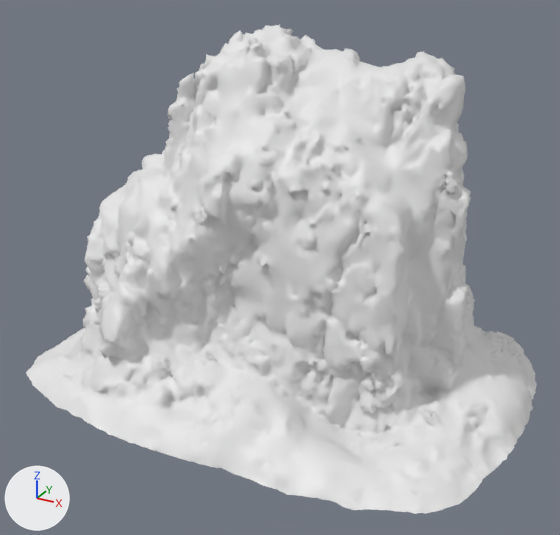
The FBX model Assets/Rocks/NordicCliff5.fbx: old version first, new version second.
Both versions are drawn from a camera (50 mm lens) standing at (14.2, -26.3, 18.0) and looking at (0.1, -0.8, 5.2). Every picture has the same lights, and +X, +Y and +Z are marked at lower left. Mesh edges are drawn as thin lines on the coarser meshes. Objects named as collision shapes, trigger or cutter boxes, shadow casters or lower levels of detail are left out. Where no turn or scale is listed for an object, it has been applied to the vertices.

Script lines for the objects in view, before the commit:
```python
me_aset_nature_rock_xl_vdssailfa_lod0 = bpy.data.meshes.new('Aset_nature_rock_XL_vdssailfa_LOD0')
me_aset_nature_rock_xl_vdssailfa_lod0.from_pydata(...)  # 24163 vertices, 48079 faces; spans x -10.5..10.3, y -7.5..7.5, z -0.3..14.3
me_aset_nature_rock_xl_vdssailfa_lod0.materials.append(mat_nordiccliff5)  # white #e7e7e7
ob_nordiccliff5_lod0 = bpy.data.objects.new('NordicCliff5_LOD0', me_aset_nature_rock_xl_vdssailfa_lod0)
ob_nordiccliff5_lod0.location = (0.0, 0.0, 0.0)
```
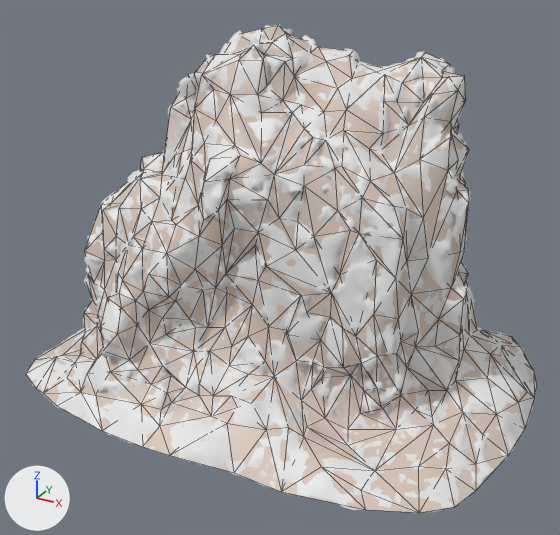
Location of each change, [x1, y1, x2, y2] in pixels of the pictures (560 x 535 px):
```json
{"object": "UTM_NordicCliff5", "change": "added", "after": [26, 26, 537, 513]}
```

The change, as JSON lines over the scene's bpy script:
```json
{"op": "add", "block": "mat_stone_d745fd8fc67db26a", "code": ["mat_stone_d745fd8fc67db26a = principled_material('stone_D745FD8FC67DB26A')", "mat_stone_d745fd8fc67db26a.base_color = (0.673, 0.559, 0.489)  # light grey #d6c5ba"]}
{"op": "add", "block": "me_aset_nature_rock_xl_vdssailfa_lod4_004", "code": ["me_aset_nature_rock_xl_vdssailfa_lod4_004 = bpy.data.meshes.new('Aset_nature_rock_XL_vdssailfa_LOD4.004')", "me_aset_nature_rock_xl_vdssailfa_lod4_004.from_pydata(...)  # 706 vertices, 1375 faces; spans x -10.4..10.3, y -7.5..7.5, z -0.2..14.3", "me_aset_nature_rock_xl_vdssailfa_lod4_004.materials.append(mat_stone_d745fd8fc67db26a)  # light grey #d6c5ba"]}
{"op": "add", "block": "ob_utm_nordiccliff5", "code": ["ob_utm_nordiccliff5 = bpy.data.objects.new('UTM_NordicCliff5', me_aset_nature_rock_xl_vdssailfa_lod4_004)", "ob_utm_nordiccliff5.location = (0.0, 0.0, 0.0)"]}
```
